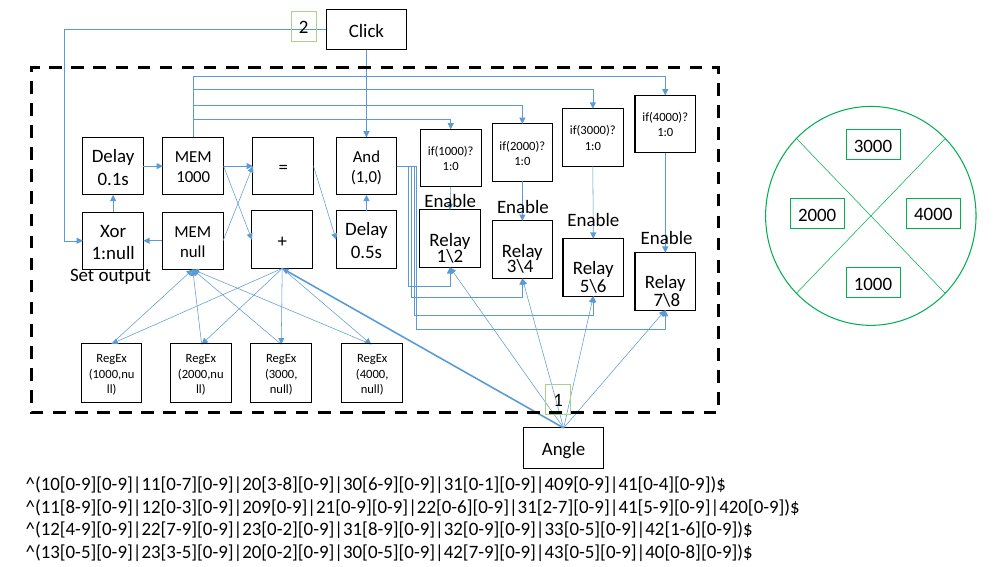
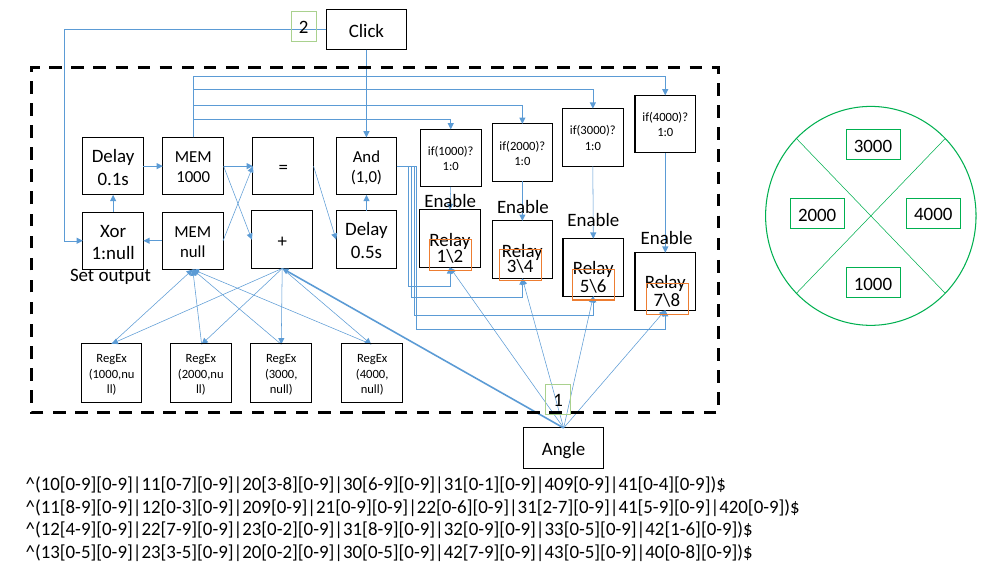
Before and after one commit to panhao4812/GameTools, a slide deck: slide 5 of BaroAngEditor/BaroAngEditor/mods/Lines.pptx. Drawn at 1008x567 pixels with LibreOffice and Linux fonts; fonts in the diff are those of the drawing. Boxes give left, top, right and bottom in pixels: in the first picture for what was removed or moved away, otherwise in the second. Text is boxed around its words. In the diff, an @@ line names an element or a change of style, - is before the commit and + after.

```diff
--- a/BaroAngEditor/BaroAngEditor/mods/Lines.pptx
+++ b/BaroAngEditor/BaroAngEditor/mods/Lines.pptx
@@ 4 rectangles moved together from (x1=437, y1=249, x2=680, y2=311) to (x1=430, y1=240, x2=689, y2=314) @@
@@ outline none to #ED7D31 1 pt in 4 elements at (x1=430, y1=240, x2=472, y2=270), (x1=500, y1=250, x2=542, y2=280), (x1=572, y1=269, x2=615, y2=299), (x1=647, y1=284, x2=689, y2=314) @@
```
Also in this commit, not shown: 5 other slides changed, 1 slide added.
